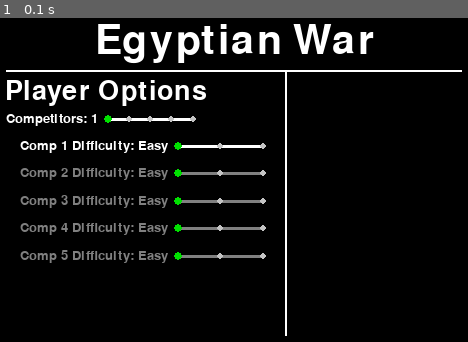
Above: before the commit, frame 1.
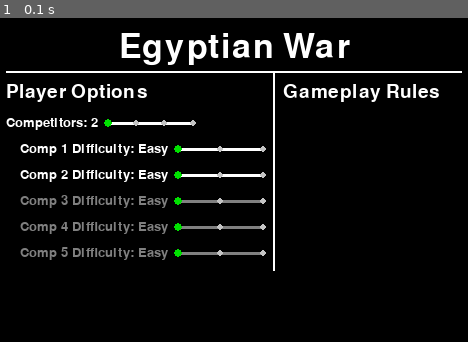
Above: after the commit, the same moment.

Repository: vposby/python
Game: pygame game, started from games/ers.py
Two runs of this game, one before a commit and one after it. Both use one fixed random seed, a clock stepped at 60 frames per second and the inputs below.
Inputs:
- Up to frame 1 (0.1 s): no input

The runs differ from the first frame. In frame 1, 11% of the frame differs, in the area x 1-99%, y 1-99%.

Commit message:
added TextButton, PlayPause objects

Diff:
--- a/games/ers.py
+++ b/games/ers.py
@@ -1,31 +1,32 @@
 """
 Egyptian War!
 v 2.0 - straight card play, single player, pygame gui
-!!!add rules checkboxes
+!!!reposition items without using magic numbers
 """
 
-import sys, random, pprint, pygame
+import sys,random,pprint,pygame
 pygame.init()
 
-size = width, height = (512, 338)
-black = (0, 0, 0)
-white = (255, 255, 255)
+size = width,height = (512,338)
+black = (0,0,0)
+white = (255,255,255)
 lgrey = (196,196,196)
-dgrey = (128, 128, 128)
-red = (224, 0, 0)
-orange = (255, 128, 0)
-yellow = (224, 224, 0)
-green = (0, 224, 0)
-cyan = (0, 255, 255)
-blue = (0, 0, 224)
-purple = (128, 0, 128)
-pink = (224, 0, 224)
+dgrey = (128,128,128)
+red = (224,0,0)
+orange = (255,128,0)
+yellow = (224,224,0)
+green = (0,224,0)
+cyan = (0,255,255)
+blue = (0,0,224)
+purple = (128,0,128)
+pink = (224,0,224)
 
 screen = pygame.display.set_mode(size)
 pygame.display.set_caption('Egyptian War')
-largeFont = pygame.font.Font(None, 60)
-mediumFont = pygame.font.Font(None, 40)
-smallFont = pygame.font.Font(None, 20)
+largeFont = pygame.font.Font(None,50)
+mediumFont = pygame.font.Font(None,28)
+smallFont = pygame.font.Font(None,20)
+tinyFont = pygame.font.Font(None,14)
 
 #BEGIN GUI FUNCTIONS, CLASSES
 class Slider:
@@ -39,30 +40,30 @@
 			color = white
 		else:
 			color = dgrey
-		caption = smallFont.render(self.id,1,color)
+		caption = smallFont.render(self.id,1,color) #use this to determine slider height
 		(x,y) = (int(pos[0]),int(pos[1]))
 		leftEnd = int(x+caption.get_width()+(width/50))
 		rightEnd = int(leftEnd+(width/6))
 		sldrHt = int(y+(caption.get_height()/2))
 		self.pos = [pos,leftEnd,rightEnd,sldrHt,[]] #positional values
 		for x in range(max-min+1):
-			widthMod = int(x*(rightEnd-leftEnd)/(max-1))
-			if x+1 != vals[0]: #values (min to max)
-				self.pos[4].append([lgrey,(leftEnd+widthMod,sldrHt),3])
+			xMod = int(x*(rightEnd-leftEnd)/(max-min))
+			if x+min != vals[0]: #values (min to max)
+				self.pos[4].append([lgrey,(leftEnd+xMod,sldrHt),3])
 			else:
-				self.pos[4].append([green,(leftEnd+widthMod,sldrHt),4])
+				self.pos[4].append([green,(leftEnd+xMod,sldrHt),4])
 
 	def draw(self):
 		if self.active == True:
 			color = white
 		else:
 			color = dgrey
-		caption = smallFont.render(self.id,1,color) #use this to determine slider height
+		caption = smallFont.render(self.id,1,color)
 		(x,y) = (self.pos[0][0],self.pos[0][1])
 		(w,h) = (self.pos[2]-self.pos[0][0]+int(width/50),caption.get_height())
-		pygame.draw.rect(screen,black,(x,y,w,h)) #set blank rect for slider
-		screen.blit(caption,self.pos[0]) #caption
-		#slider line, values (min to max) below
+		pygame.draw.rect(screen,black,(x,y,w,h)) #set blank rect for caption, slider
+		screen.blit(caption,self.pos[0]) #draw caption
+		#draw slider line, value indicators (min to max)
 		pygame.draw.line(screen,color,(self.pos[1],self.pos[3]),(self.pos[2],self.pos[3]),3)
 		for x in range(len(self.pos[4])):
 			pygame.draw.circle(screen,self.pos[4][x][0],self.pos[4][x][1],self.pos[4][x][2])
@@ -70,23 +71,132 @@
 
 	def click(self):
 		area = int(self.pos[4][1][1][0]-self.pos[1])/2
+		min = self.vals[1][0]
 		for x in range(len(self.pos[4])):
 			(self.pos[4][x][0],self.pos[4][x][2])=(lgrey,3) #reset circle to lgrey
-			#print(self.pos[0])
 			if mouseX>self.pos[1] and mouseX<self.pos[1]+area: #minimum
 					self.vals[0] = self.vals[1][0]
 			elif mouseX>self.pos[2]-area and mouseX<self.pos[2]:
 					self.vals[0] = self.vals[1][1]
 			elif mouseX>self.pos[4][x][1][0]-area and mouseX<self.pos[4][x][1][0]+area:
-					self.vals[0] = x+1
+					self.vals[0] = x+min
 		val = self.vals[0]
-		#print(val,mouseX,mouseY)
-		(self.pos[4][val-1][0],self.pos[4][val-1][2])=(green,4) #value circle: green
+		(self.pos[4][val-min][0],self.pos[4][val-min][2])=(green,4) #value circle: green
 		self.id = self.id.split(":")[0]+": "+str(self.vals[2].get(val)) #set new slider caption
 		self.draw()
 
+	#implement later
+	def hover(self):
+		if "Competitor" in self.id:
+			text = "Number of opposing players"
+		elif "Difficulty" in self.id:
+			text = "corresponding computer difficulty" #change
+		else:
+			text = "Default ToolTip"
+		caption = tinyFont.render(text,1,lgrey)
+		(x,y) = (mouseX+5,mouseY+5)
+		(w,h) = (caption.get_width(),caption.get_height())
+		screen.blit(caption,(x,y))
+		pygame.display.update((x,y,w,h))
+
+class Label:
+	global screen, width, height
+	def __init__(self,x,y,color,text,font,centered=False):
+		self.x = x #as integer
+		self.y = y #as integer
+		self.color = color #as (r,g,b)
+		self.text = text #as string
+		caption = font.render(text,1,color)
+		height = caption.get_height()
+		self.font = (font,caption,height) #as font
+		self.centered = centered #as boolean
+
+	def draw(self):
+		if self.centered == False:
+			pos = (self.x,self.y)
+		else:
+			pos = self.font[1].get_rect(center=(self.x,self.y))
+		screen.blit(self.font[1],pos)
+
+class TextButton:
+	global screen, width, height
+	def __init__(self,location,size,color,caption):
+		self.location = location #as (x,y)
+		self.size = size #as (width,height)
+		self.color = color #as (r,g,b)
+		self.caption = caption #as string, \n delimiter optional
+
+	def draw(self):
+		(x,y,w,h) = (self.location[0],self.location[1],self.size[0],self.size[1])
+		pygame.draw.rect(screen,self.color,(x,y,w,h))
+		items = self.caption.split("\n")
+		for ind,item in enumerate(items):
+			captionText = mediumFont.render(item,1,white)
+			if len(items) == 1: yMod = h/2
+			else: yMod = (ind+2)*h/(2.5*len(items))
+			captionPos = captionText.get_rect(center=(x+(w/2),y+int(yMod)))
+			screen.blit(captionText,captionPos)
+
+	def click(self):
+		if self.caption == "New Game":
+			#set up new game using player inputs
+			screenChange("Game")
+		elif self.caption == "Continue Game":
+			#set up game using save file
+			screenChange("Game")
+
+class PlayPause: #draw menu screen icon
+	global screen, width, height
+	def __init__(self,location,size,mode="Play"):
+		self.location = location #as (x,y)
+		self.size = size #as int (because square)
+		self.mode = mode #as string (either play or pause)
+
+	def draw(self):
+		(x,y,z) = (self.location[0],self.location[1],self.size)
+		if mode == "Play":
+			pygame.draw.rect(screen,green,(x,y,z,z))
+			#draw play-lookin' triangle
+			pointList=[]
+			pointList.append((x+(z/4),y+(z/4)))
+			pointList.append((x+(3*z/4),y+(z/2)))
+			pointList.append((x+(z/4),y+(3*z/4)))
+			pygame.draw.polygon(screen,white,True,pointList,0)
+		elif mode == "Pause":
+			pygame.draw.rect(screen,red,(x,y,z,z))
+			#draw pause-lookin' rect pair
+			v=z/7
+			w=z/6
+			#(1)23(4)56(7)
+			rect1 = (x+(2*v),y+w,2*v,4*w)
+			rect2 = (x+(5*v),y+w,2*v,4*w)
+			pygame.draw.rect(screen, white,rect1)
+			pygame.draw.rect(screen, white,rect2)
+
+	def click(self):
+		if mode == "Pause":
+			self.mode = "Play"
+			self.draw()
+			screenChange("Lobby") #remove later
+		elif mode == "Play":
+			self.mode = "Pause"
+			self.draw()
+			#open dialog box
+			#START DIALOG BOX CODE
+			#return to lobby? yes no
+			#if yes, return to lobby
+				#screenChange("Lobby")
+			#if no, close dialog box
+				#self.mode = "Play"
+			#END DIALOG BOX CODE
+
+#Lobby Screen Items
+lblTitle = Label(width/2,height/10,white,"Egyptian War",largeFont,True)
+newY = lblTitle.y+(lblTitle.font[2]/2)+(height/20)
+lblPlayer = Label(width/18,newY,white,"Player Options",mediumFont,False)
+
+#slider dictionaries
 dictCount = {
-	1: 1,
 	2: 2,
 	3: 3,
 	4: 4,
@@ -99,66 +209,59 @@
 	3: "Hard"
 }
 
-countVals = [1,(1,5),dictCount]
-countPos = (width/18,29*height/100)
+#slider creation
+newY = lblPlayer.y+lblPlayer.font[2]+(height/25)
+countVals = [2,(2,5),dictCount]
+countPos = (width/18,newY)
 countID = "Competitors"
-sldrCount = Slider(countVals,countPos,countID,True) #lobby screen
-countHeight = (sldrCount.pos[3]-sldrCount.pos[0][1])*2
-countBottom = sldrCount.pos[0][1]
-hMod = countHeight+height/25
+sldrCount = Slider(countVals,countPos,countID,True)
+countHeight = int((sldrCount.pos[3]-sldrCount.pos[0][1])*2)
+countBottom = int(sldrCount.pos[0][1])
+yMod = countHeight+int(height/25)
 diffVals = [1,(1,3),dictDiff]
 diffs = []
 for x in range(sldrCount.vals[1][1]):
-	diffPos = (width/12,countBottom+(hMod*(x+1)))
+	diffPos = (width/12,countBottom+(yMod*(x+1)))
 	diffID = "Comp "+str(x+1)+" Difficulty"
 	if x < sldrCount.vals[0]:
 		diffActive = True
 	else:
 		diffActive = False
-	sldrDiff = Slider(diffVals,diffPos,diffID,diffActive) #lobby screen
+	sldrDiff = Slider(diffVals,diffPos,diffID,diffActive)
 	diffs.append(sldrDiff)
 
-class Label:
-	global screen, width, height
-	def __init__(self,x,y,color,caption,font,centered=False):
-		self.x = x #as integer
-		self.y = y #as integer
-		self.color = color #as (r,g,b)
-		self.caption = caption #as string
-		self.font = font #as font
-		self.centered = centered #as boolean
-
-	def draw(self):
-		text = self.font.render(self.caption,1,self.color)
-		if self.centered==False:
-			pos = (self.x,self.y)
-		else:
-			pos = text.get_rect(center=(self.x,self.y))
-		screen.blit(text,pos)
-
-lblTitle = Label(width/2,height/12,white,"Egyptian War",largeFont,True) #lobby screen
-lblPlayer = Label(width/4,23*height/100,white,"Player Options",mediumFont,True) #lobby screen
+#checkbox creation
+newX = diffs[len(diffs)-1].pos[2]+(width/25)
+newY = lblTitle.y+(lblTitle.font[2]/2)+(height/20)
+lblRules = Label(newX,newY,white,"Gameplay Rules",mediumFont,False)
+
+#button creation
+
+#Game Screen items
+playPause = PlayPause((17*width/20,height/20),width/11,red) #game screen
 
 def screenChange(screenName):
 	screen.fill(black)
 	if screenName == 'Lobby': #game setting selection
 		#render order (comment placeholders)
 		lblTitle.draw() #game title
-		pygame.draw.line(screen,white,(width/18,height/6),(17*width/18,height/6),2)
-		pygame.draw.line(screen,white,(3*width/5,height/6),(3*width/5,19*height/20),2)
 		lblPlayer.draw() #player options label
+		oldY = lblTitle.y+(lblTitle.font[2]/5)+(height/20)
+		pygame.draw.line(screen,white,(width/18,oldY),(17*width/18,oldY),2)
 		sldrCount.draw() #competitor count slider
 		for diff in diffs:
-			diff.draw()
-		#competitor difficulty sliders
-		#rules label
+			diff.draw() #competitor difficulty sliders
+		newX = diffs[len(diffs)-1].pos[2]+(width/50)
+		diffHeight = int((diffs[len(diffs)-1].pos[3]-diffs[len(diffs)-1].pos[0][1])*2)
+		diffBottom = int(diffs[len(diffs)-1].pos[0][1])
+		yMod = diffHeight+int(height/33)
+		newY = diffBottom+yMod
+		pygame.draw.line(screen,white,(newX,oldY),(newX,newY),2)
+		lblRules.draw() #rules label
 		#slaps checkbox
 		#rules checkboxes
 		#new game button
 		#continue game button
-		#placeholder = largeFont.render("Under Construction",1,orange)
-		#position = placeholder.get_rect(center=(width/2,height/2))
-		#screen.blit(placeholder,position)
 
 	elif screenName=='Game': #actual game
 		#render order (comment placeholders)
@@ -174,7 +277,6 @@
 		position = placeholder.get_rect(center=(width/2,height/2))
 		screen.blit(placeholder,position)
 	pygame.display.update()
-
 #END GUI FUNCTIONS
 
 #BEGIN GAMEPLAY FUNCTIONS
